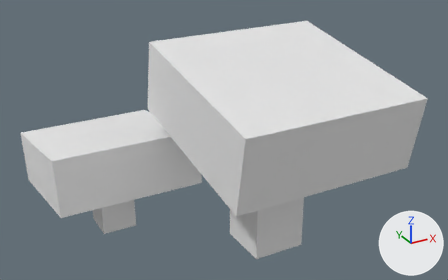
A saved change to the OBJ model src/main/resources/assets/bnb/models/block/warped_fungus.obj.
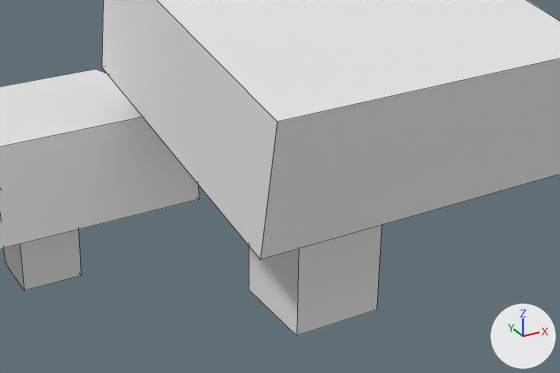
Each version is shown whole from a 50 mm camera at (-0.868, -1.736, 1.233) aimed at (0.073, -0.024, 0.377), then close up on the part from 20% to 90% of the width and 25% to 100% of the height. Arrows for +X, +Y and +Z are at lower right; the lights stay in place. The close-ups show mesh edges as thin lines. Where no turn or scale is listed for an object, it has been applied to the vertices.
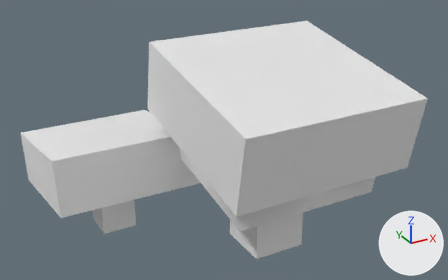
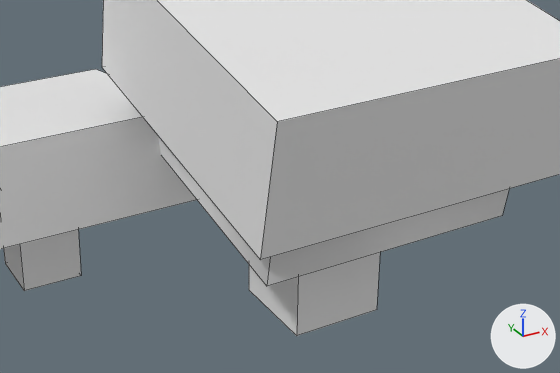
Location of each change, [x1, y1, x2, y2] in pixels of the close-ups (560 x 373 px):
part 1 of me_cube_004, added: after [159, 137, 509, 286]

The edits, one by one:
Material 'bottom' (mat_bottom) is new.
Its base color is (0.8, 0.8, 0.8) (white #e7e7e7).
Its roughness is 1.0.
me_cube_004 has 40 vertices, 24 faces and spans x -0.5..0.494, y -0.509..0.527, z 0.0..0.716.
me_cube_004 is used by ob_cube_004; location (0.0, 0.0, 0.0).
Verts and faces of me_cube_004; kept vertices keep their numbers, new ones are numbered from 40.
Part 1, on me_cube_004:
New vertex 40 is at (-0.072, 0.089, 0.463).
New vertex 41 is at (-0.072, -0.406, 0.376).
New vertex 42 is at (-0.072, 0.111, 0.34).
New vertex 43 is at (-0.072, -0.384, 0.252), pixel (266, 286).
New vertices 44 to 47 stand at vertices 40 to 43, in that order, plus (0.503, 0.0, 0.0).
New faces: (40, 42, 43, 41), (41, 43, 47, 45), (44, 45, 47, 46), (40, 44, 46, 42) (mat_bottom (white #e7e7e7)).
me_cube_004 now uses material mat_bottom (white #e7e7e7).
